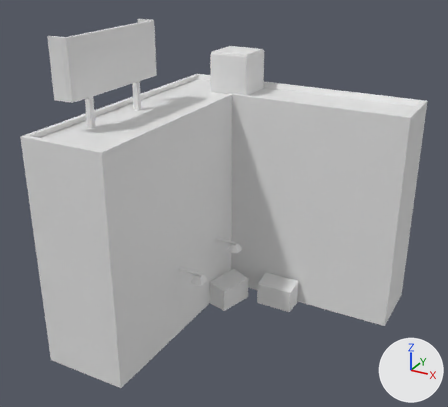
Before and after pictures for a commit that changed the Blender file Assets/images/model_building_alley.blend.
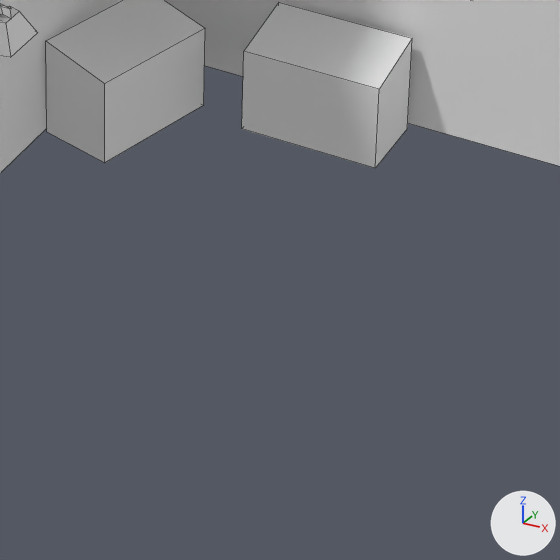
Each version appears first whole from a 50 mm lens placed at (1.721, -3.48, 2.7), pointed at (-0.145, -0.087, 1.004), and next in a close-up on the part from 44% to 75% of the width and 67% to 100% of the height. Lighting does not change. The marker at lower right points along +X, +Y and +Z. The close-ups show mesh edges as thin lines.
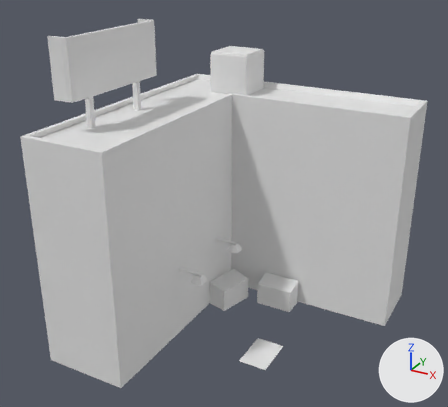
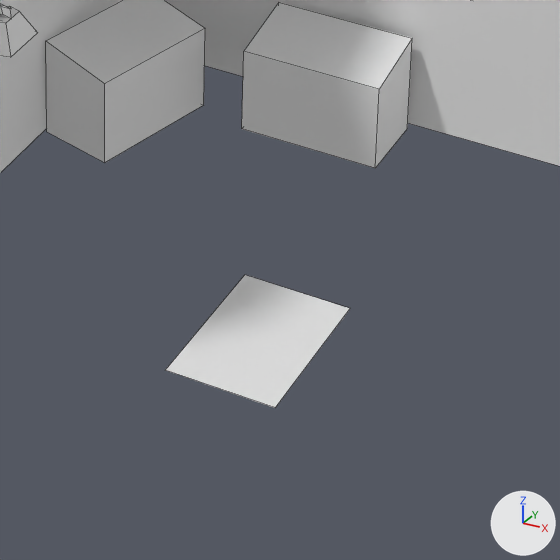
Scene script edits in JSON lines:
```json
{"block": "me_cube_000", "where": "me_cube_000.from_pydata(...)  # 140 vertices, 106 faces; spans x -1.0..0.9, y -1.0..1.0, z 0.0..2.15"}
{"block": "me_cube_000", "where": "# used by ob_cube_006; location = (0.0, 0.0, 0.0)"}
{"block": "me_cube_000", "where": "# verts and faces of me_cube_000; kept vertices keep their numbers, new ones are numbered from 140"}
{"block": "me_cube_000", "change": "me_cube_000 part 1"}
{"op": "add", "block": "me_cube_000", "code": "verts[140] = (0.34, -0.39, 0.0)  # pixel (275, 407)"}
{"op": "add", "block": "me_cube_000", "code": "verts[141] = (0.14, -0.39, 0.0)  # pixel (165, 370)"}
{"op": "add", "block": "me_cube_000", "code": "verts[142] = (0.34, -0.09, 0.0)  # pixel (350, 308)"}
{"op": "add", "block": "me_cube_000", "code": "verts[143] = (0.14, -0.09, 0.0)  # pixel (244, 274)"}
{"op": "add", "block": "me_cube_000", "code": "faces += [(140, 142, 143, 141)]"}
```

Pixel boxes (x1, y1, x2, y2) of what changed, in the close-ups (560 x 560 px):
```json
{"object": "Cube.006", "change": "reshaped", "before": [0, 0, 560, 173], "after": [0, 0, 560, 408]}
{"part": 1, "of": "me_cube_000", "change": "added", "after": [166, 275, 350, 408]}
```
